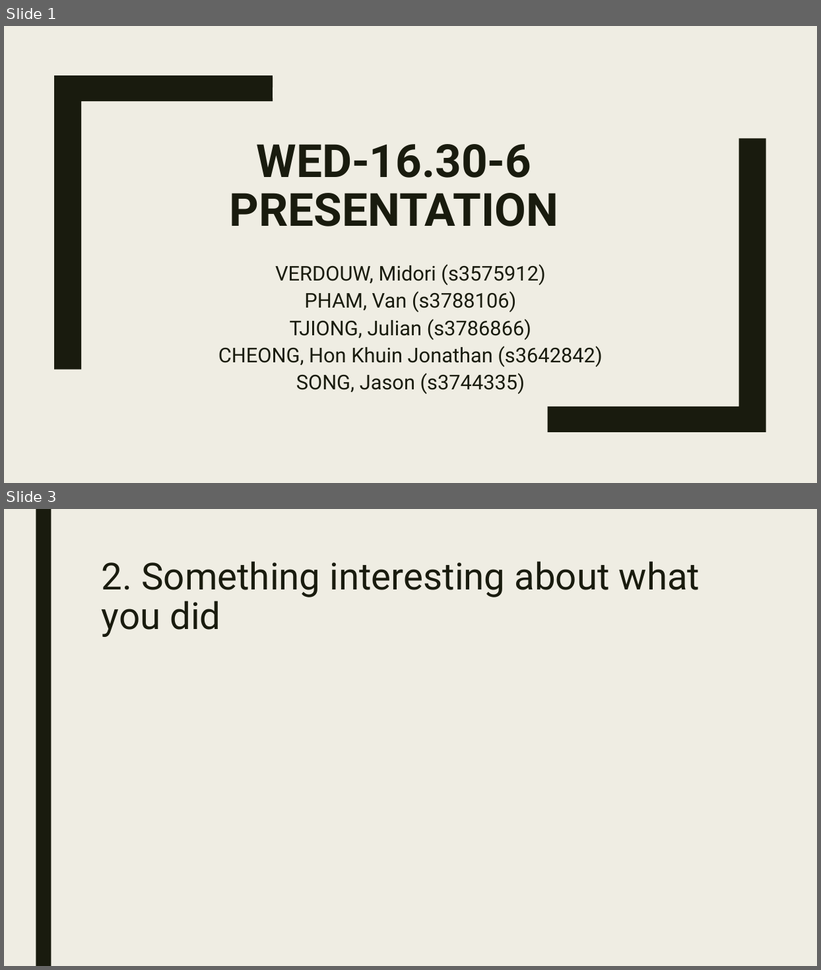
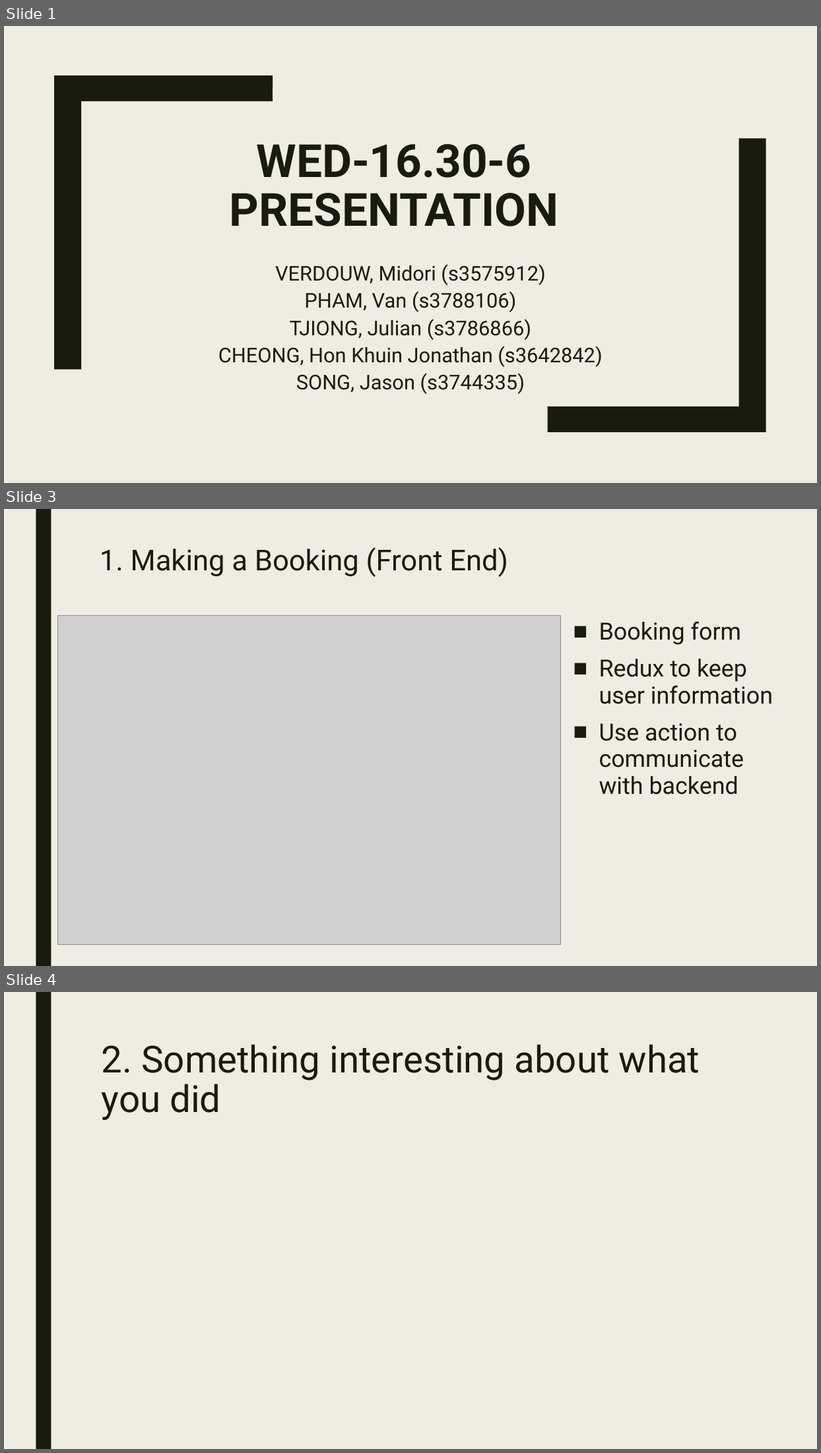
Before and after one commit to RMIT-SEPT/majorproject-5-wed-16-30-6, a slide deck: docs/Presentation/milestone3_presentation.pptx. Shown one above the other, each under a label of ours: slides 1 and 3 before the commit, slides 1, 3 and 4 after it; the slides between them are not shown. The pictures are 821x970 and 821x1453 pixels, drawn with LibreOffice and Linux fonts; fonts in the diff are those of the drawing; grey boxes stand for pictures. Boxes give left, top, right and bottom in pixels: in the first picture for what was removed or moved away, otherwise in the second. Text is boxed around its words. In the diff, an @@ line names an element or a change of style, - is before the commit and + after.

```diff
--- a/docs/Presentation/milestone3_presentation.pptx
+++ b/docs/Presentation/milestone3_presentation.pptx
@@ slide 3 added at box(4, 509, 817, 966), background #EFEDE3 @@
@@ rectangle added at box(36, 509, 51, 966), fill #191B0E @@
@@ title added at box(100, 547, 508, 577), 34 pt, text #191B0E @@
+1. Making a Booking (Front End)
@@ picture added at box(57, 616, 561, 946) @@
@@ text added at box(599, 621, 773, 795), 28 pt, text #191B0E @@
+■ Booking form
+■ Redux to keep user information
+■ Use action to communicate with backend
@@ what was slide 3 is now slide 4 @@
```
Also in this commit, not shown: 2 slides changed.
